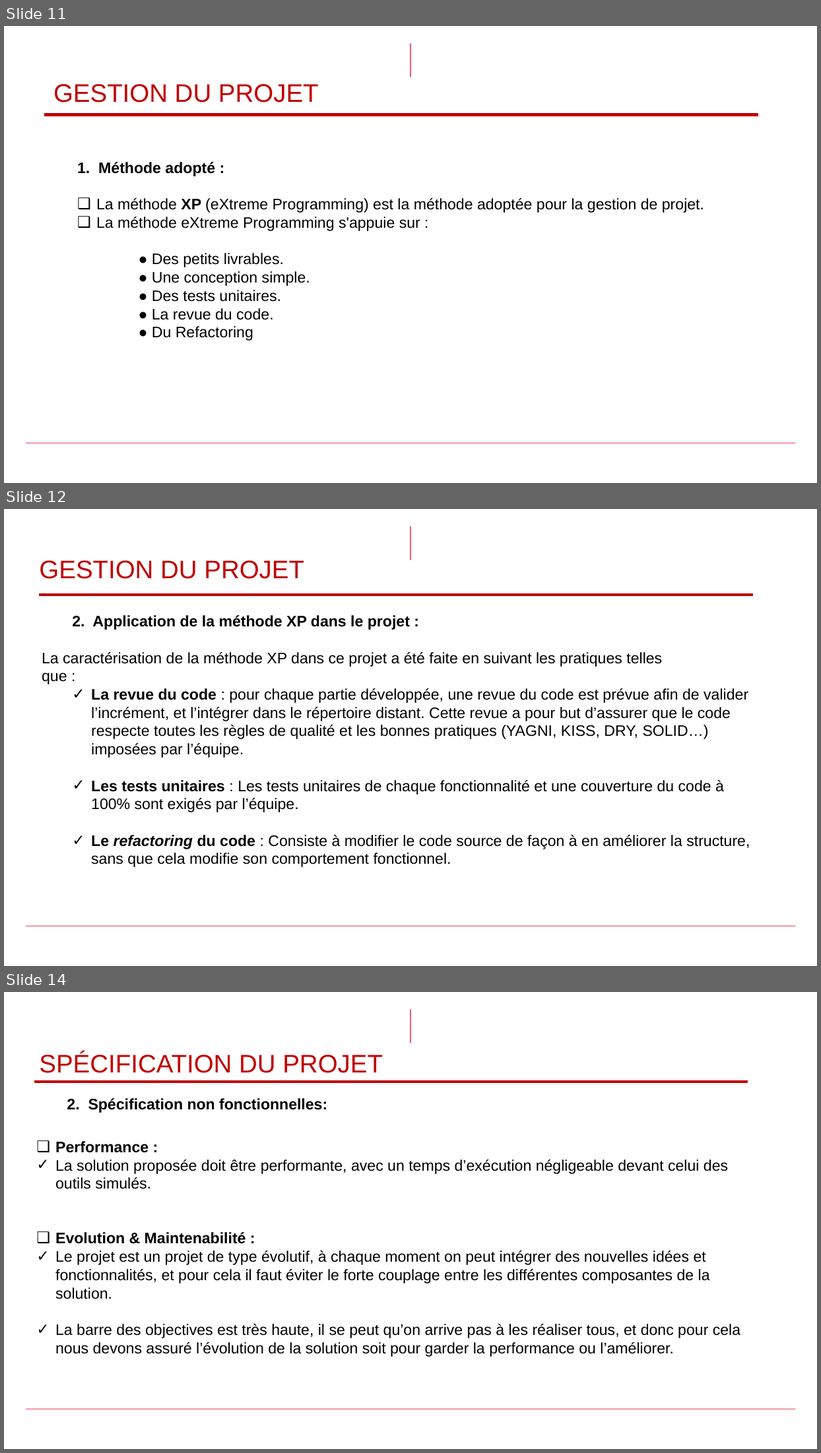
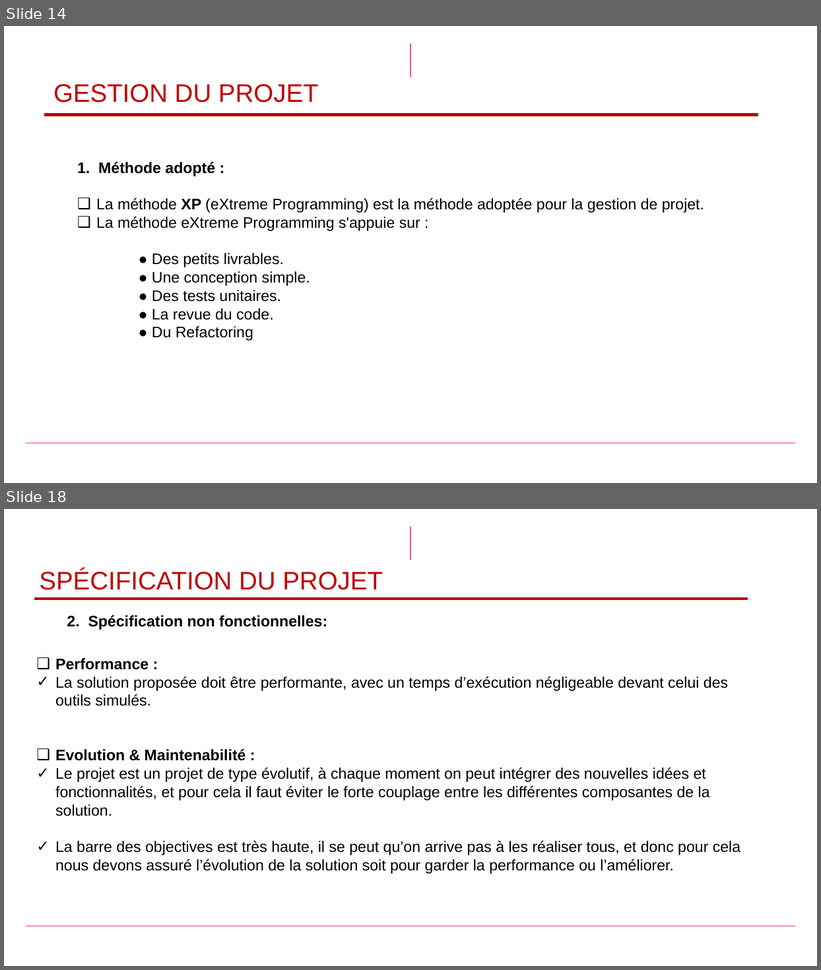
Before and after one commit to zwdOr20/PFE, a slide deck: first_presentation_1.1.pptx. Shown one above the other, each under a label of ours: slides 11, 12 and 14 before the commit, slides 14 and 18 after it; the slides between them are not shown. The pictures are 821x1453 and 821x970 pixels, drawn with LibreOffice and Linux fonts; fonts in the diff are those of the drawing; background and template pictures are left out. Boxes give left, top, right and bottom in pixels: in the first picture for what was removed or moved away, otherwise in the second. Text is boxed around its words. In the diff, an @@ line names an element or a change of style, - is before the commit and + after.

```diff
--- a/first_presentation_1.1.pptx
+++ b/first_presentation_1.1.pptx
@@ slide 12 removed at [4, 509, 817, 966], background #FFFFFF; not listed: 2 template elements that a slide beside it also shows @@
@@ title removed at [39, 560, 304, 579] @@
-GESTION DU PROJET
@@ line removed from (40, 595) to (754, 595) @@
@@ text removed at [42, 615, 750, 867] @@
-  2. Application de la méthode XP dans le projet :
-La caractérisation de la méthode XP dans ce projet a été faite en suivant les pratiques telles
-que :
-  ✓ La revue du code : pour chaque partie développée, une revue du code est prévue afin de valider l’incrément, et l’intégrer dans le répertoire distant. Cette revue a pour but d’assurer que le code respecte toutes les règles de qualité et les bonnes pratiques (YAGNI, KISS, DRY, SOLID…) imposées par l’équipe.
-  ✓ Les tests unitaires : Les tests unitaires de chaque fonctionnalité et une couverture du code à 100% sont exigés par l’équipe.
-  ✓ Le refactoring du code : Consiste à modifier le code source de façon à en améliorer la structure, sans que cela modifie son comportement fonctionnel.
@@ what was slide 11 is now slide 14 @@
@@ what was slide 14 is now slide 18 @@
```
Also in this commit, not shown: 8 slides changed, 8 slides added, 3 other slides removed, 15 other files.
